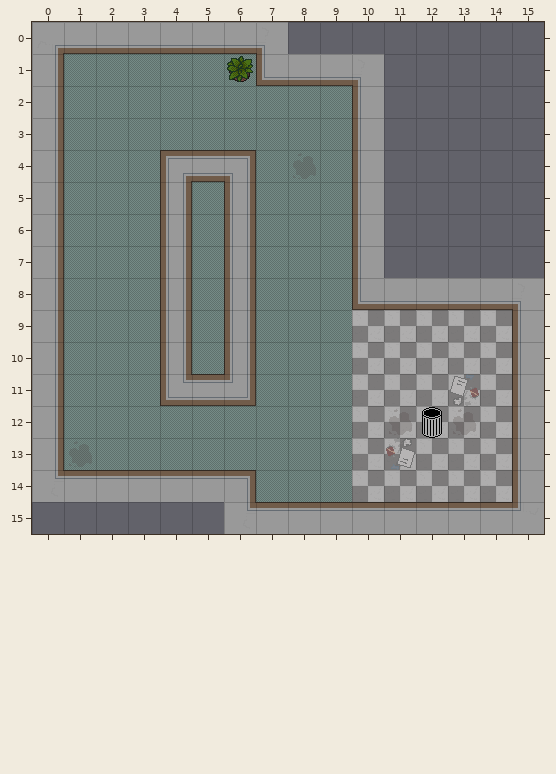
One commit to this Tiled map: core/assets/Maps/Official Maps/anothermap.tmx. Above, as it was before the edit.
Cells are 32x32 px. Shown: x 0..15, y 0..15.
After the commit:
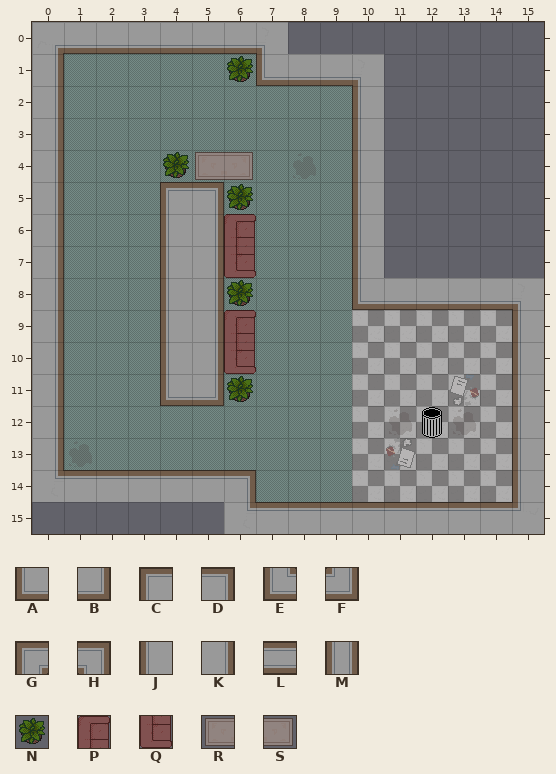
Key: from "oltile": A 4, B 5, C 6, D 7, E 8, F 9, G 10, H 11, J 18, K 19, L 26, M 27; from "rugs": N 30, P 41, Q 42, R 45, S 46.
_ is an empty cell.
Edits made:
Layer "Tile Layer 2":
y 4: x 4..6 GLH -> NRS
y 5: x 4..6 M_M -> CDN
y 6: x 4..6 M_M -> JKP
y 7: x 4..6 M_M -> JKQ
y 8: x 4..6 M_M -> JKN
y 9: x 4..6 M_M -> JKP
y 10: x 4..6 M_M -> JKQ
y 11: x 4..6 ELF -> ABN
